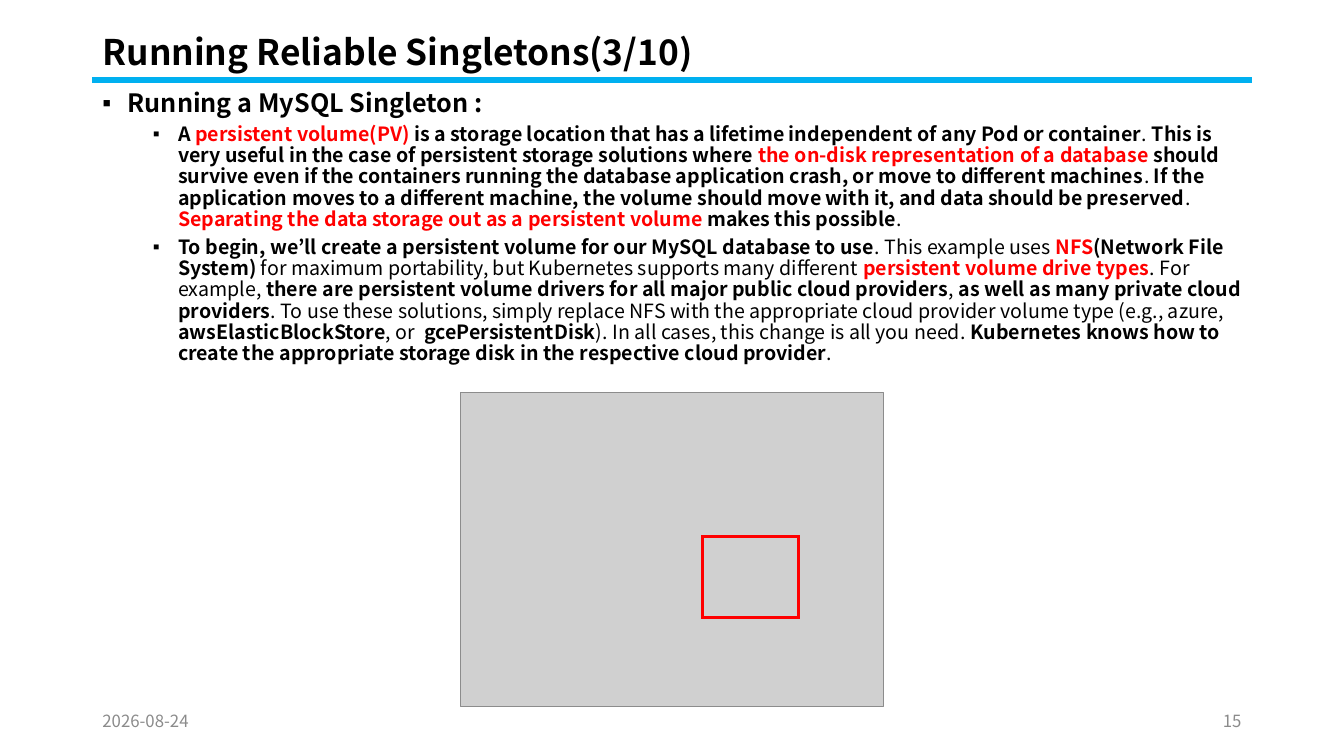
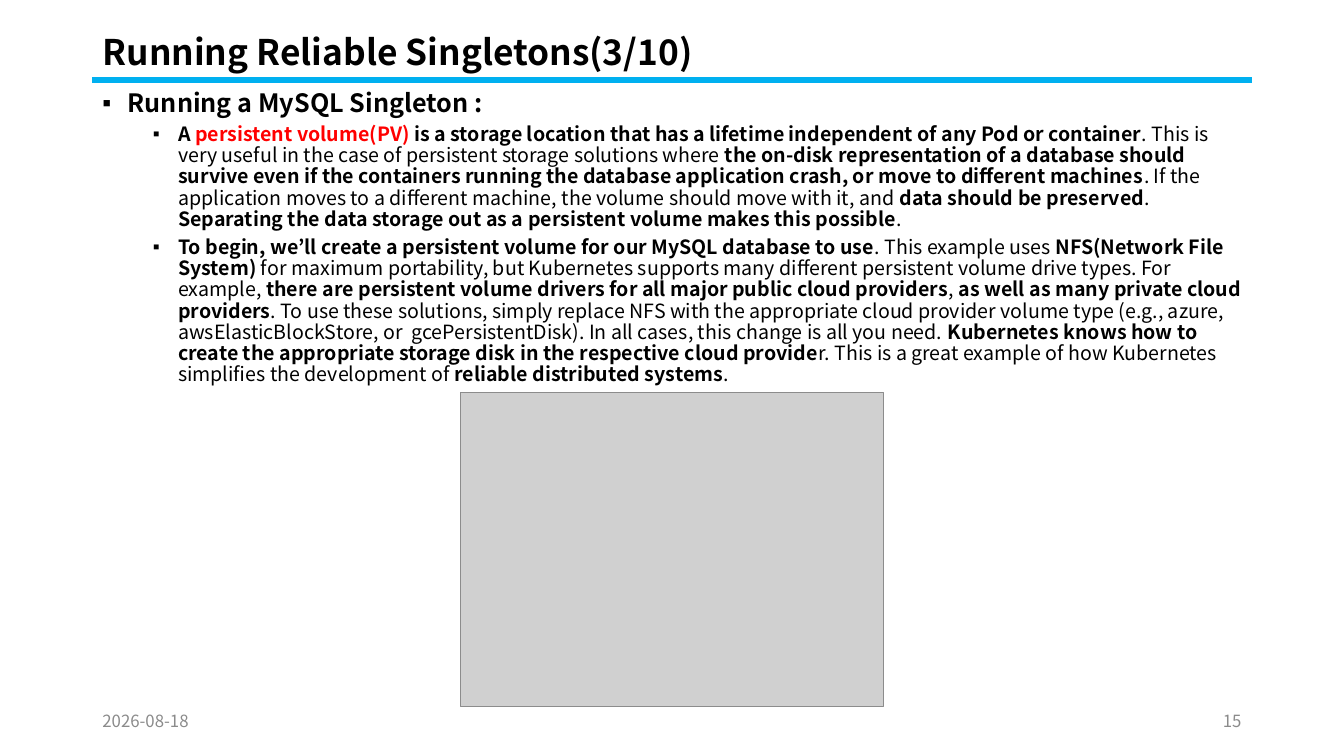
Before and after one commit to knix008/TestSimulator, a slide deck: slide 15 of Kubernetes/Kubernetes Part 05-2026.08.25.pptx. Drawn at 1344x756 pixels with LibreOffice and Linux fonts; fonts in the diff are those of the drawing; grey boxes stand for pictures. Boxes give left, top, right and bottom in pixels: in the first picture for what was removed or moved away, otherwise in the second. Text is boxed around its words. In the diff, an @@ line names an element or a change of style, - is before the commit and + after.

```diff
--- a/Kubernetes/Kubernetes Part 05-2026.08.25.pptx
+++ b/Kubernetes/Kubernetes Part 05-2026.08.25.pptx
@@ text at box(178, 125, 1209, 231): text colour #FF0000 to #000000 in "the on-disk representation of a database Separating ..."; bold off in "This is very useful in the case ..." @@
@@ text at box(178, 238, 1241, 386): text changed; bold off @@
-  ▪ To begin, we’ll create a persistent volume for our MySQL database to use. This example uses NFS(Network File System) for maximum portability, but Kubernetes supports many different persistent volume drive types. For example, there are persistent volume drivers for all major public cloud providers, as well as many private cloud providers. To use these solutions, simply replace NFS with the appropriate cloud provider volume type (e.g., azure, awsElasticBlockStore, or gcePersistentDisk). In all cases, this change is all you need. Kubernetes knows how to create the appropriate storage disk in the respective cloud provider.
+  ▪ To begin, we’ll create a persistent volume for our MySQL database to use. This example uses NFS(Network File System) for maximum portability, but Kubernetes supports many different persistent volume drive types. For example, there are persistent volume drivers for all major public cloud providers, as well as many private cloud providers. To use these solutions, simply replace NFS with the appropriate cloud provider volume type (e.g., azure, awsElasticBlockStore, or gcePersistentDisk). In all cases, this change is all you need. Kubernetes knows how to create the appropriate storage disk in the respective cloud provider. This is a great example of how Kubernetes simplifies the development of reliable distributed systems.
@@ rectangle removed at box(703, 537, 800, 618) @@
@@ text at box(102, 714, 188, 727): text changed @@
-2026-08-24
+2026-08-18
```
Also in this commit, not shown: 101 other slides changed, 17 other files.
